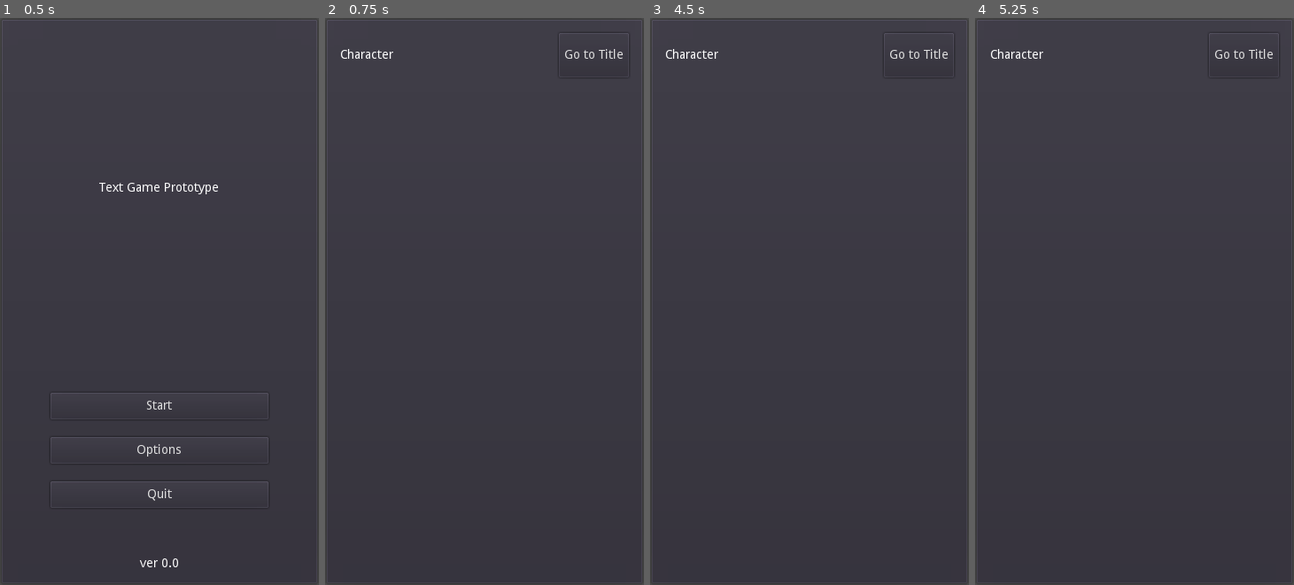
Above: before the commit, frames 1-4 (left to right).
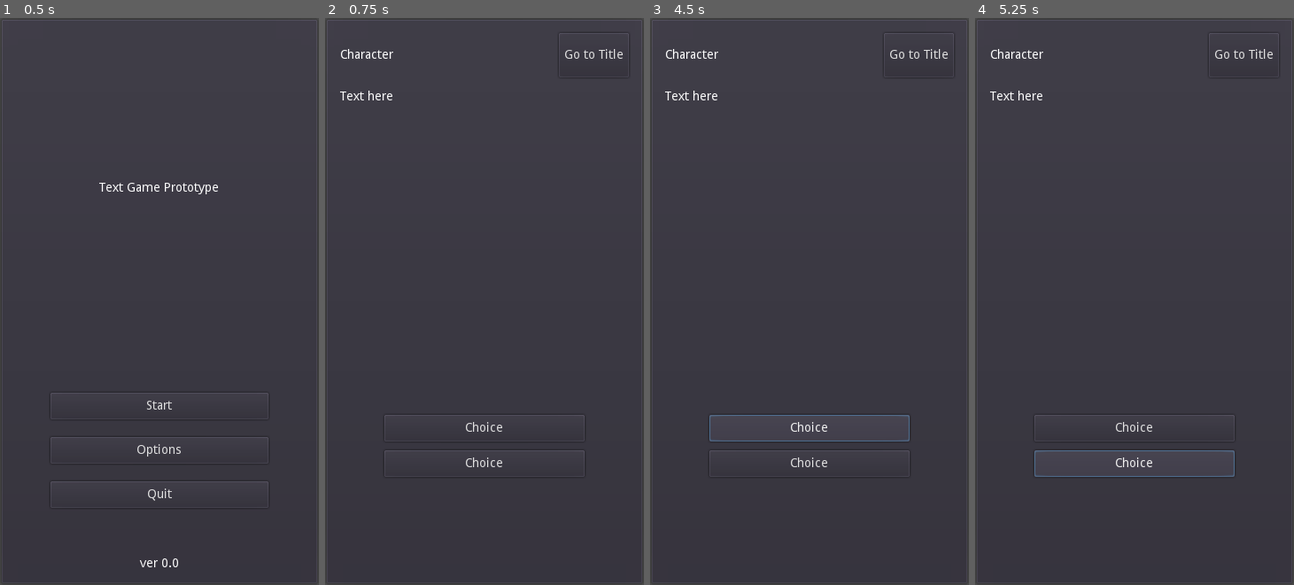
Above: after the commit, the same moments.

Repository: philipuriarte/A-Churchyard-of-Orphans
Game: Godot game, scene res://scenes/main.tscn
Same seed, same stepped clock (60 frames per second), same inputs: the game is played once before the commit and once after it.
Inputs (mouse positions are in pixels of both pictures, inside the frame that each line leads up to):
- Up to frame 1 (0.5 s): no input
- Up to frame 2 (0.75 s): click "Start" at 0.5 s
- Up to frame 3 (4.5 s): click "Go to Title" at 1.25 s; click "Start" at 2 s; click "Go to Title" at 2.75 s; click "Start" at 3.5 s; click (809, 426) at 4.25 s, where only the run after the commit has a clickable "Choice"
- Up to frame 4 (5.25 s): click (1134, 465) at 5 s, where only the run after the commit has a clickable "Choice"

Frame 1 is identical in both runs. In frame 2, 0.5% of the frame differs, in the area x 4-82%, y 12-80%; in frame 3, 0.6%; in frame 4, 0.6%, in the area x 4-82%, y 12-81%.

Commit message:
Add content_container scene to game_screen

Diff:
--- a/scenes/game_screen.tscn
+++ b/scenes/game_screen.tscn
@@ -1,6 +1,7 @@
-[gd_scene load_steps=2 format=2]
+[gd_scene load_steps=3 format=2]
 
 [ext_resource path="res://logic/game_screen.gd" type="Script" id=1]
+[ext_resource path="res://scenes/game_screen_scenes/content_container.tscn" type="PackedScene" id=2]
 
 [node name="GameScreen" type="PanelContainer"]
 margin_right = 360.0
@@ -42,10 +43,14 @@
 margin_bottom = 50.0
 text = "Go to Title"
 
+[node name="ContentContainer" parent="MarginContainer/MainCointainer" instance=ExtResource( 2 )]
+margin_right = 326.0
+margin_bottom = 541.0
+
 [node name="BottomContainer" type="HBoxContainer" parent="MarginContainer/MainCointainer"]
-margin_top = 65.0
+margin_top = 556.0
 margin_right = 326.0
-margin_bottom = 115.0
+margin_bottom = 606.0
 rect_min_size = Vector2( 0, 50 )
 
 [connection signal="pressed" from="MarginContainer/MainCointainer/TopContainer/TitleButton" to="." method="_on_TitleButton_pressed"]
